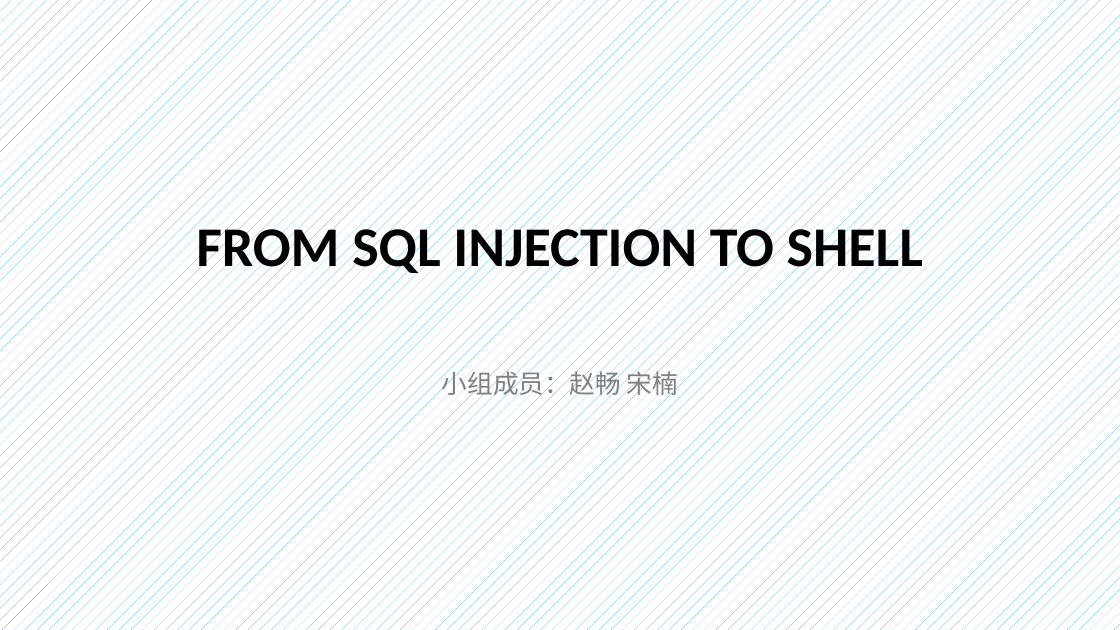
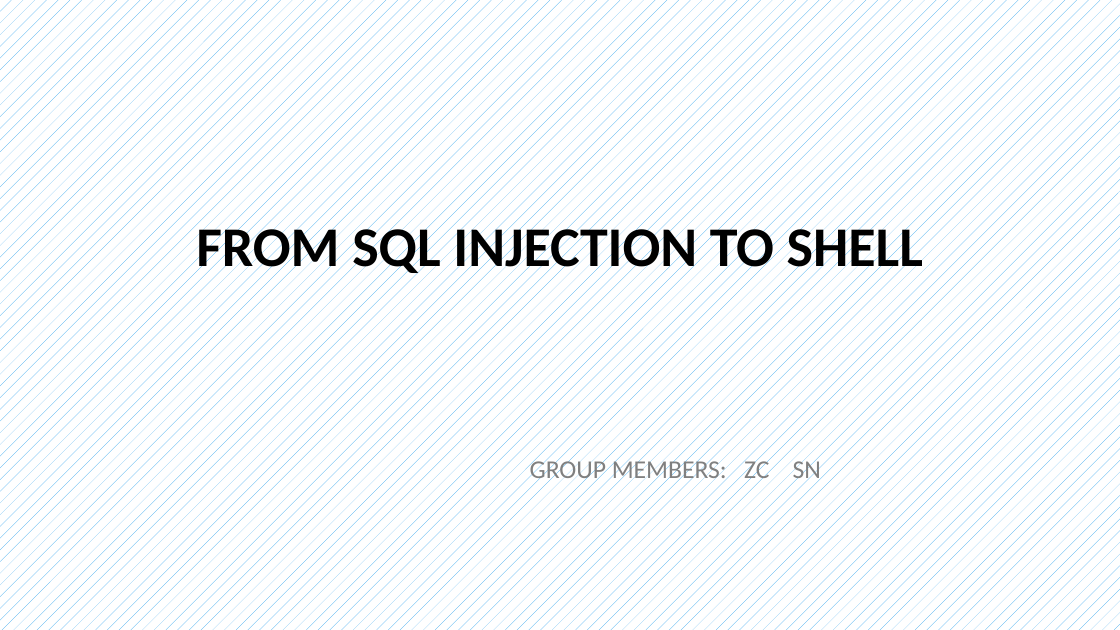
Before and after one commit to CUCCS/ns, a slide deck: slide 1 of 2016-2/zc_snRNA/FlippedClassroom_FromSqlInjectionToShell/From SQL injection to Shell.pptx. Drawn at 1120x630 pixels with LibreOffice and Linux fonts; fonts in the diff are those of the drawing; background and template pictures are left out. Boxes give left, top, right and bottom in pixels: in the first picture for what was removed or moved away, otherwise in the second. Text is boxed around its words. In the diff, an @@ line names an element or a change of style, - is before the commit and + after.

Commit message:
ppt完整版No.2（修改了小组成员信息并添加了资料来源）

```diff
--- a/2016-2/zc_snRNA/FlippedClassroom_FromSqlInjectionToShell/From SQL injection to Shell.pptx
+++ b/2016-2/zc_snRNA/FlippedClassroom_FromSqlInjectionToShell/From SQL injection to Shell.pptx
@@ subtitle removed at (x1=442, y1=366, x2=678, y2=399) @@
-小组成员：赵畅 宋楠
@@ subtitle added at (x1=530, y1=457, x2=821, y2=484), 22 pt, text #808080 @@
+GROUP MEMBERS: ZC SN
```
Also in this commit, not shown: 4 other slides changed.
